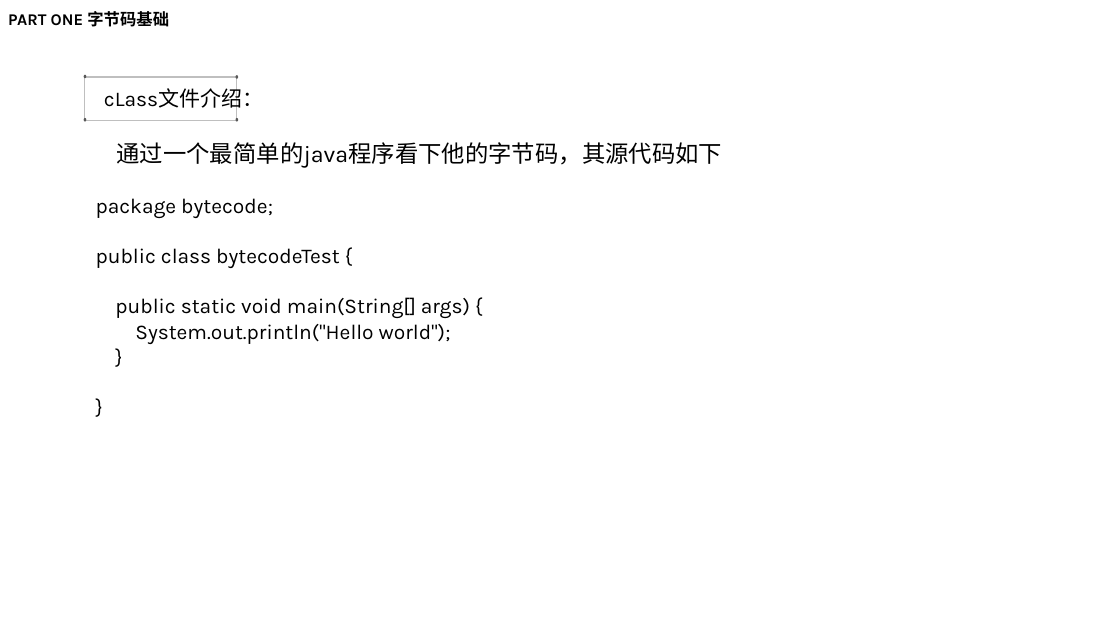
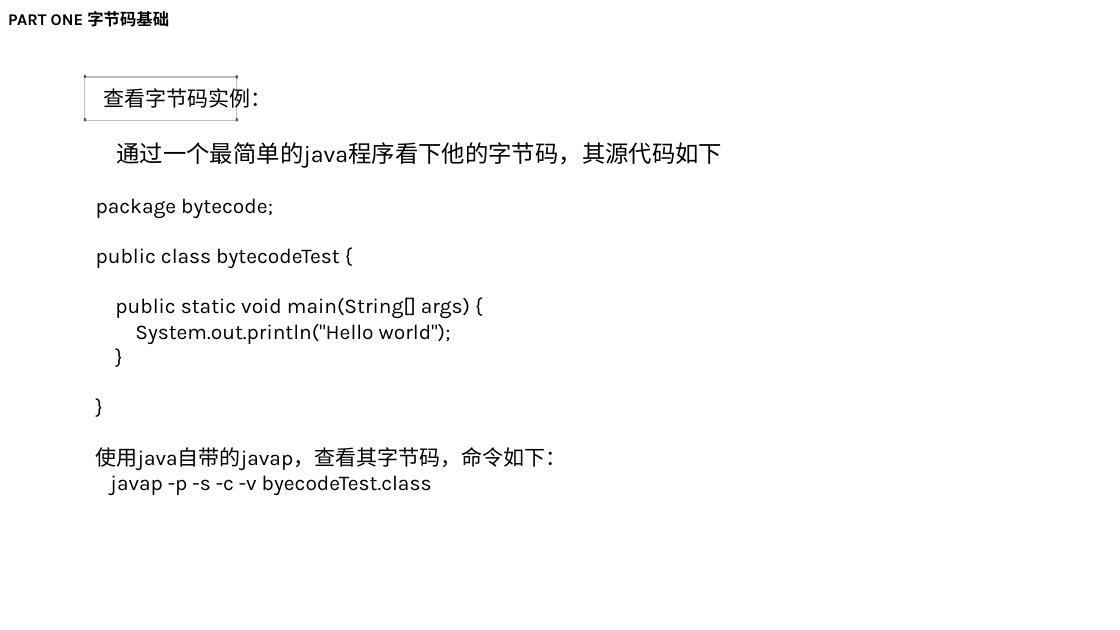
Before and after one commit to xiaofan0408/notes, a slide deck: slide 11 of bytecode/bytecode.pptx. Drawn at 1120x630 pixels with LibreOffice and Linux fonts; fonts in the diff are those of the drawing; background and template pictures are left out. Boxes give left, top, right and bottom in pixels: in the first picture for what was removed or moved away, otherwise in the second. Text is boxed around its words. In the diff, an @@ line names an element or a change of style, - is before the commit and + after.

```diff
--- a/bytecode/bytecode.pptx
+++ b/bytecode/bytecode.pptx
@@ text at box(104, 85, 272, 111): text changed @@
-cLass文件介绍：
+查看字节码实例：
@@ text at box(96, 447, 567, 495): paragraphs added @@
+使用java自带的javap，查看其字节码，命令如下：
+javap -p -s -c -v byecodeTest.class
```
Also in this commit, not shown: 2 other slides changed, 3 slides added, 1 slide removed, 1 other file.
